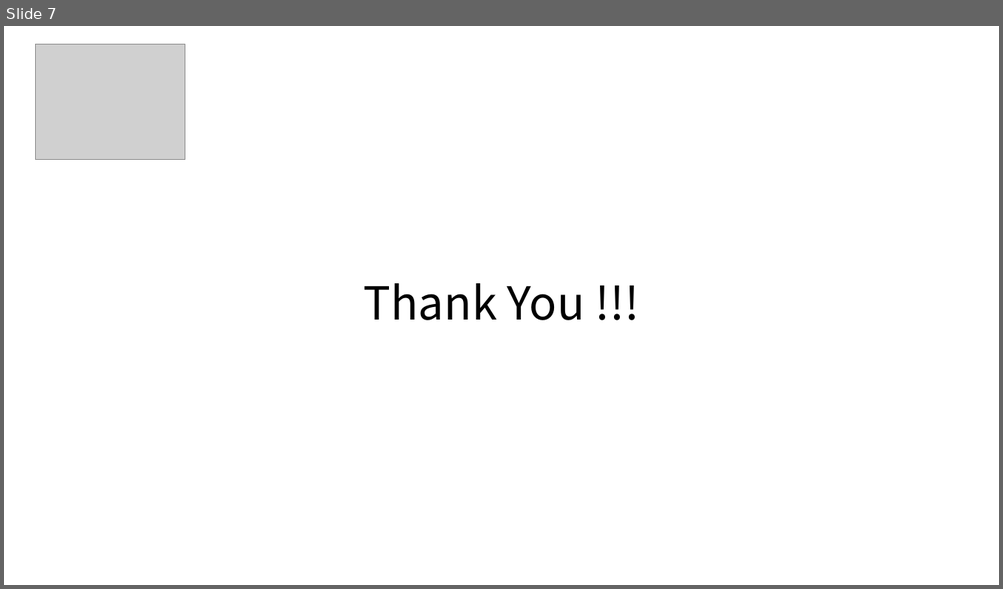
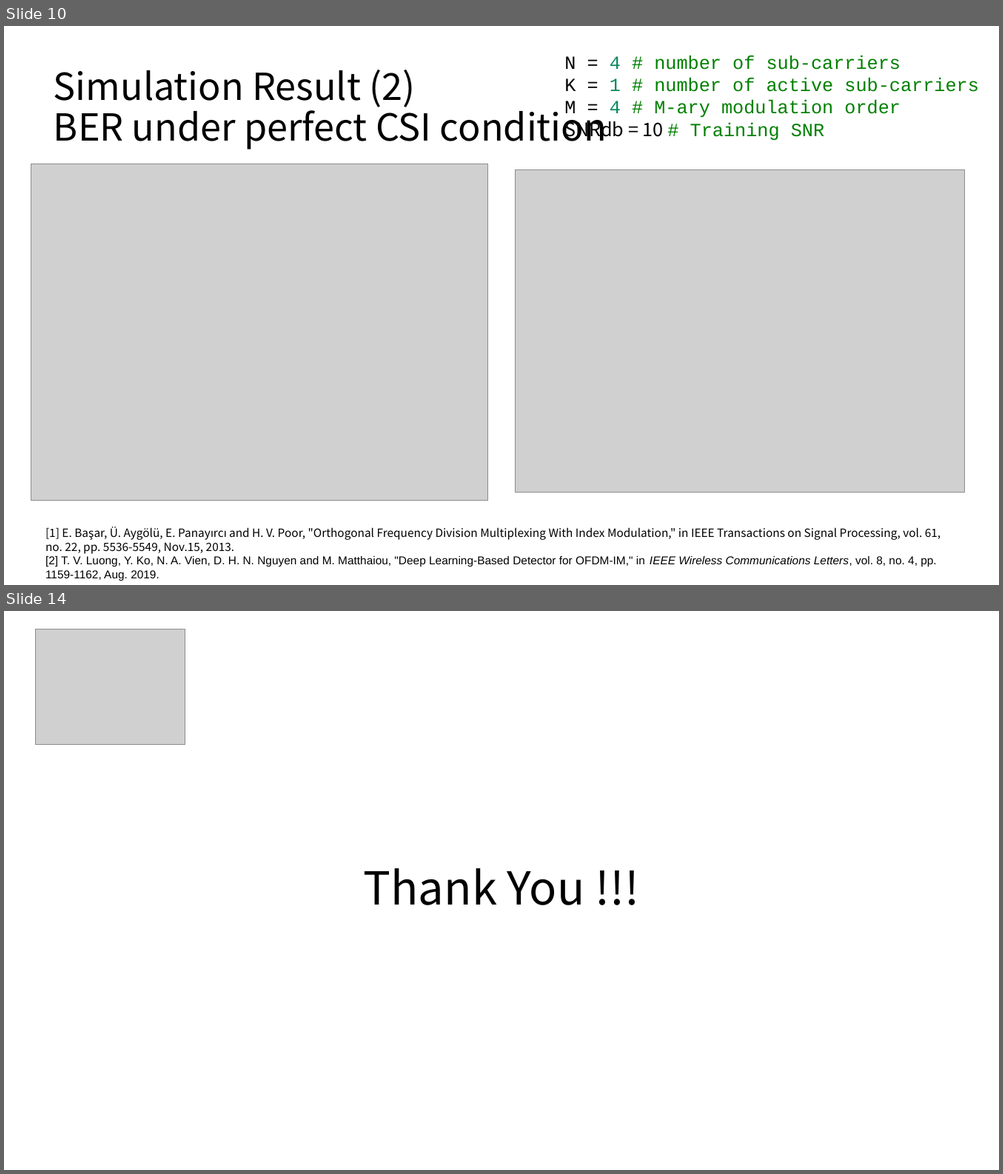
Before and after one commit to liuyuchen777/DET_Final, a slide deck: Deep Learning-Based Detector for OFDM-IM.pptx. Shown one above the other, each under a label of ours: slide 7 before the commit, slides 10 and 14 after it; the slides between them are not shown. The pictures are 1003x589 and 1003x1174 pixels, drawn with LibreOffice and Linux fonts; fonts in the diff are those of the drawing; grey boxes stand for pictures. Boxes give left, top, right and bottom in pixels: in the first picture for what was removed or moved away, otherwise in the second. Text is boxed around its words. In the diff, an @@ line names an element or a change of style, - is before the commit and + after.

```diff
--- a/Deep Learning-Based Detector for OFDM-IM.pptx
+++ b/Deep Learning-Based Detector for OFDM-IM.pptx
@@ slide 10 added at [4, 26, 999, 585], background #FFFFFF @@
@@ title added at [54, 70, 606, 150], 36 pt, text #000000 @@
+Simulation Result (2)
+BER under perfect CSI condition
@@ text added at [564, 56, 978, 141], 18 pt, text #008000 @@
+N = 4 # number of sub-carriers
+K = 1 # number of active sub-carriers
+M = 4 # M-ary modulation order
+SNRdb = 10 # Training SNR
@@ picture added at [31, 164, 487, 500] @@
@@ picture added at [515, 170, 965, 492] @@
@@ text added at [45, 527, 940, 581], 11 pt, text #000000 @@
+[1] E. Başar, Ü. Aygölü, E. Panayırcı and H. V. Poor, "Orthogonal Frequency Division Multiplexing With Index Modulation," in IEEE Transactions on Signal Processing, vol. 61, no. 22, pp. 5536-5549, Nov.15, 2013.
+[2] T. V. Luong, Y. Ko, N. A. Vien, D. H. N. Nguyen and M. Matthaiou, "Deep Learning-Based Detector for OFDM-IM," in IEEE Wireless Communications Letters, vol. 8, no. 4, pp. 1159-1162, Aug. 2019.
@@ what was slide 7 is now slide 14 @@
```
Also in this commit, not shown: 4 slides changed, 8 other slides added, 2 slides removed.
